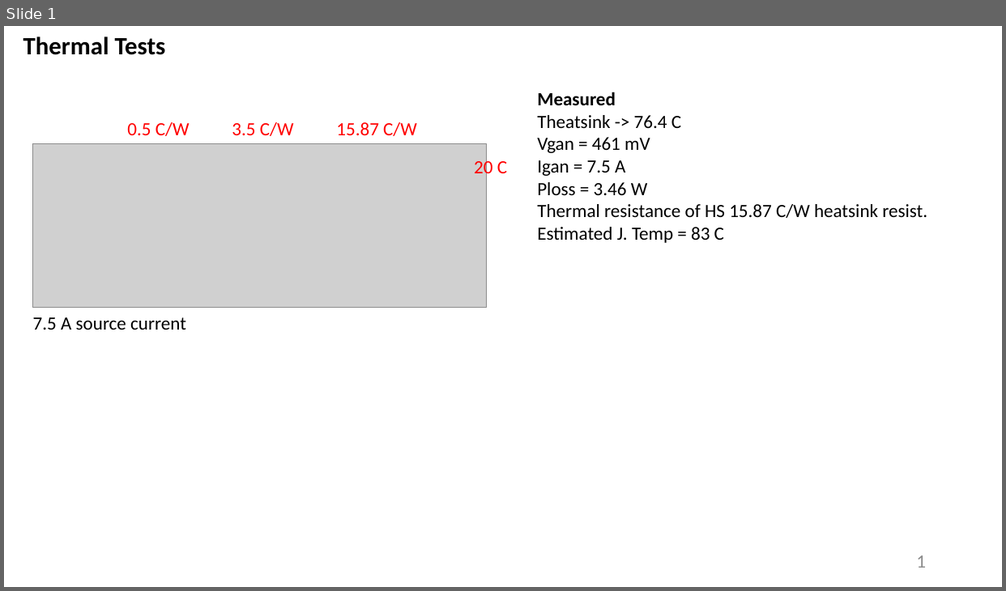
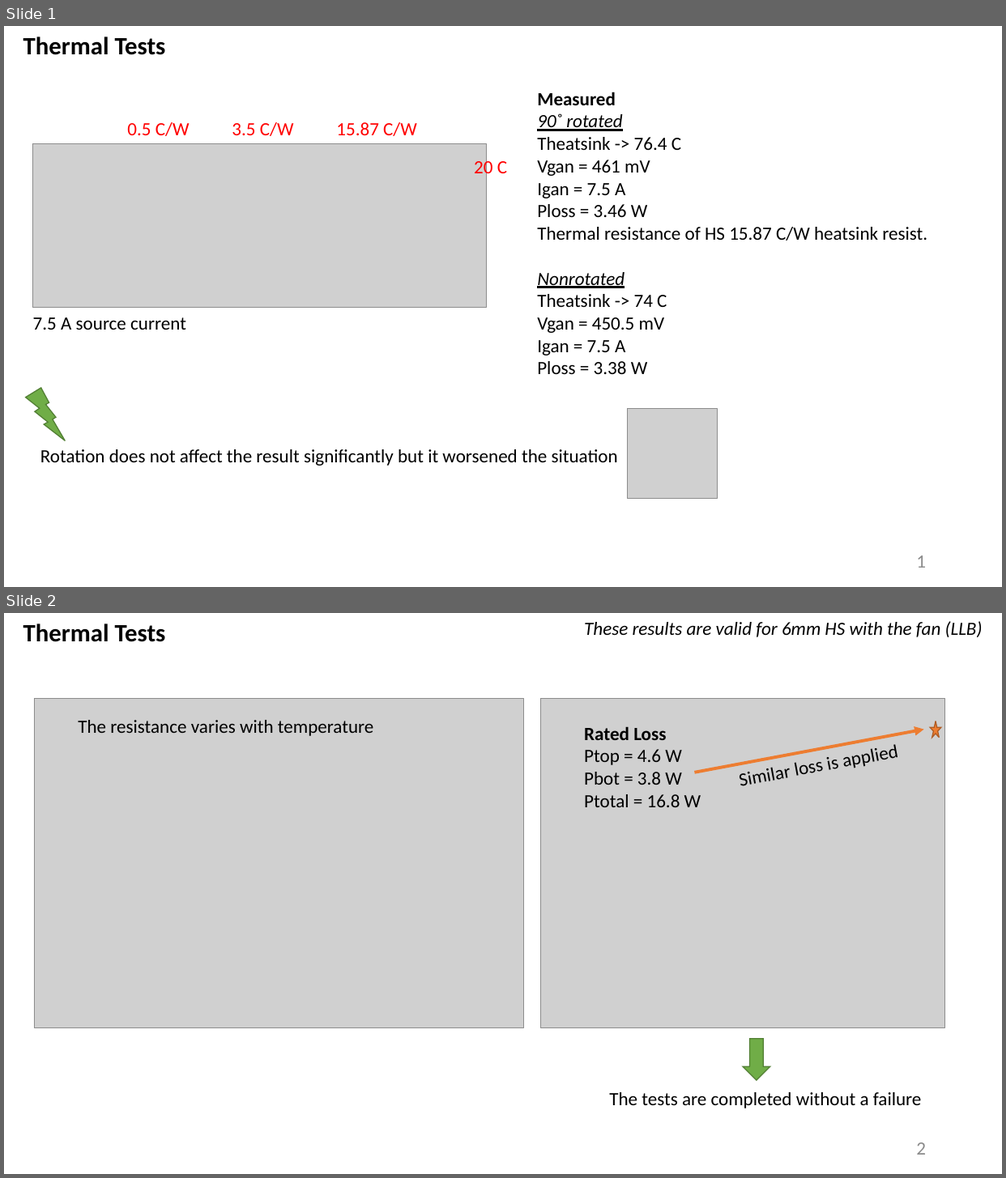
Before and after one commit to furkankarakaya/GaN-Studies, a slide deck: Weekly Reports/2020.01.20 - 2020.01.27.pptx. Shown one above the other, each under a label of ours: slide 1 before the commit, slides 1 and 2 after it. The pictures are 1006x591 and 1006x1178 pixels, drawn with LibreOffice and Linux fonts; fonts in the diff are those of the drawing; grey boxes stand for pictures. Boxes give left, top, right and bottom in pixels: in the first picture for what was removed or moved away, otherwise in the second. Text is boxed around its words. In the diff, an @@ line names an element or a change of style, - is before the commit and + after.

Commit message:
The results from thermal tests are reported. Based on the results, 10 kW/lt power density is achievable by shortening the longer edge from 134 mm to 125 mm. Thanks to powerful fan selection, there won't be any problem regarding thermal under rated conditions.

```diff
--- a/Weekly Reports/2020.01.20 - 2020.01.27.pptx
+++ b/Weekly Reports/2020.01.20 - 2020.01.27.pptx
@@ slide 2 added at bbox=[4, 613, 1002, 1174], background #FFFFFF @@
@@ text added at bbox=[23, 624, 166, 642], 24 pt, text #000000, bold @@
+Thermal Tests
@@ text added at bbox=[584, 621, 982, 637], 18 pt, text #000000, italic @@
+These results are valid for 6mm HS with the fan (LLB)
@@ picture added at bbox=[35, 699, 523, 1029] @@
@@ picture added at bbox=[541, 699, 944, 1029] @@
@@ text added at bbox=[78, 720, 374, 736], 18 pt, text #000000 @@
+The resistance varies with temperature
@@ text added at bbox=[584, 726, 701, 807], 18 pt, text #000000 @@
+Rated Loss
+Ptop = 4.6 W
+Pbot = 3.8 W
+Ptotal = 16.8 W
@@ arrow added from (695, 773) to (924, 729), #ED7D31 3 pt @@
@@ text added at bbox=[729, 733, 913, 795], 18 pt, text #000000 @@
+Similar loss is applied
@@ star added at bbox=[930, 722, 941, 738], fill #ED7D31, outline #AF5C24 1 pt @@
@@ down arrow added at bbox=[743, 1039, 770, 1080], fill #70AD47, outline #538035 1 pt @@
@@ text added at bbox=[609, 1093, 922, 1109], 18 pt, text #000000 @@
+The tests are completed without a failure
@@ page number added at bbox=[916, 1143, 926, 1155], 18 pt, text #8C8C8C @@
+2
@@ slide 1 changed as well @@
@@ text at bbox=[537, 113, 622, 131]: paragraph added @@
+90˚ rotated
@@ text at bbox=[537, 272, 667, 374]: text changed @@
-Estimated J. Temp = 83 C
+Nonrotated
+Theatsink -> 74 C
+Vgan = 450.5 mV
+Igan = 7.5 A
+Ploss = 3.38 W
@@ lightning bolt added at bbox=[26, 388, 66, 442], fill #70AD47, outline #538035 1 pt @@
@@ picture added at bbox=[628, 408, 718, 498] @@
@@ text added at bbox=[40, 450, 618, 466], 18 pt, text #000000 @@
+Rotation does not affect the result significantly but it worsened the situation
```
Also in this commit, not shown: 3 other slides added, 3 other files.
